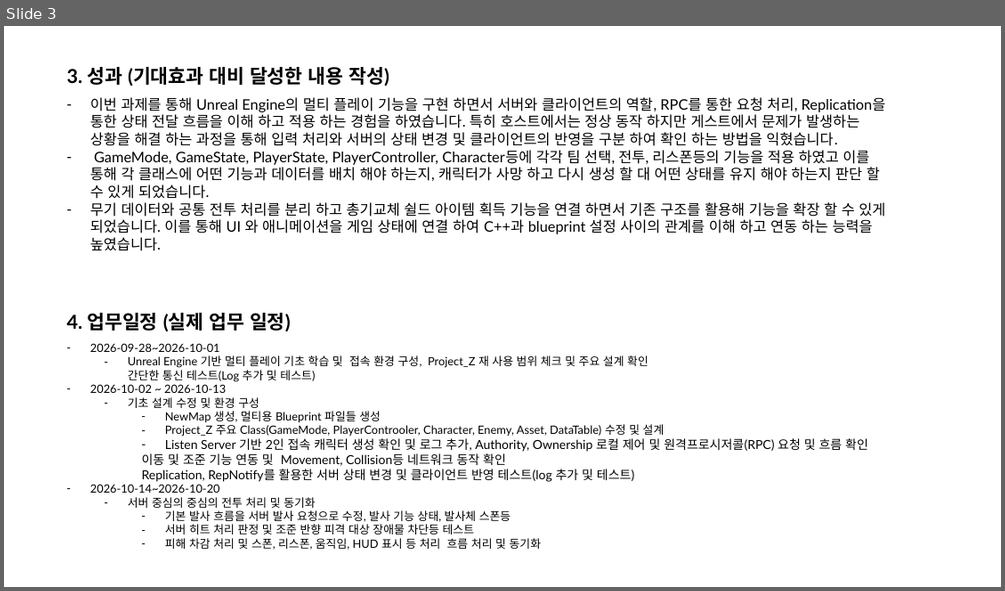
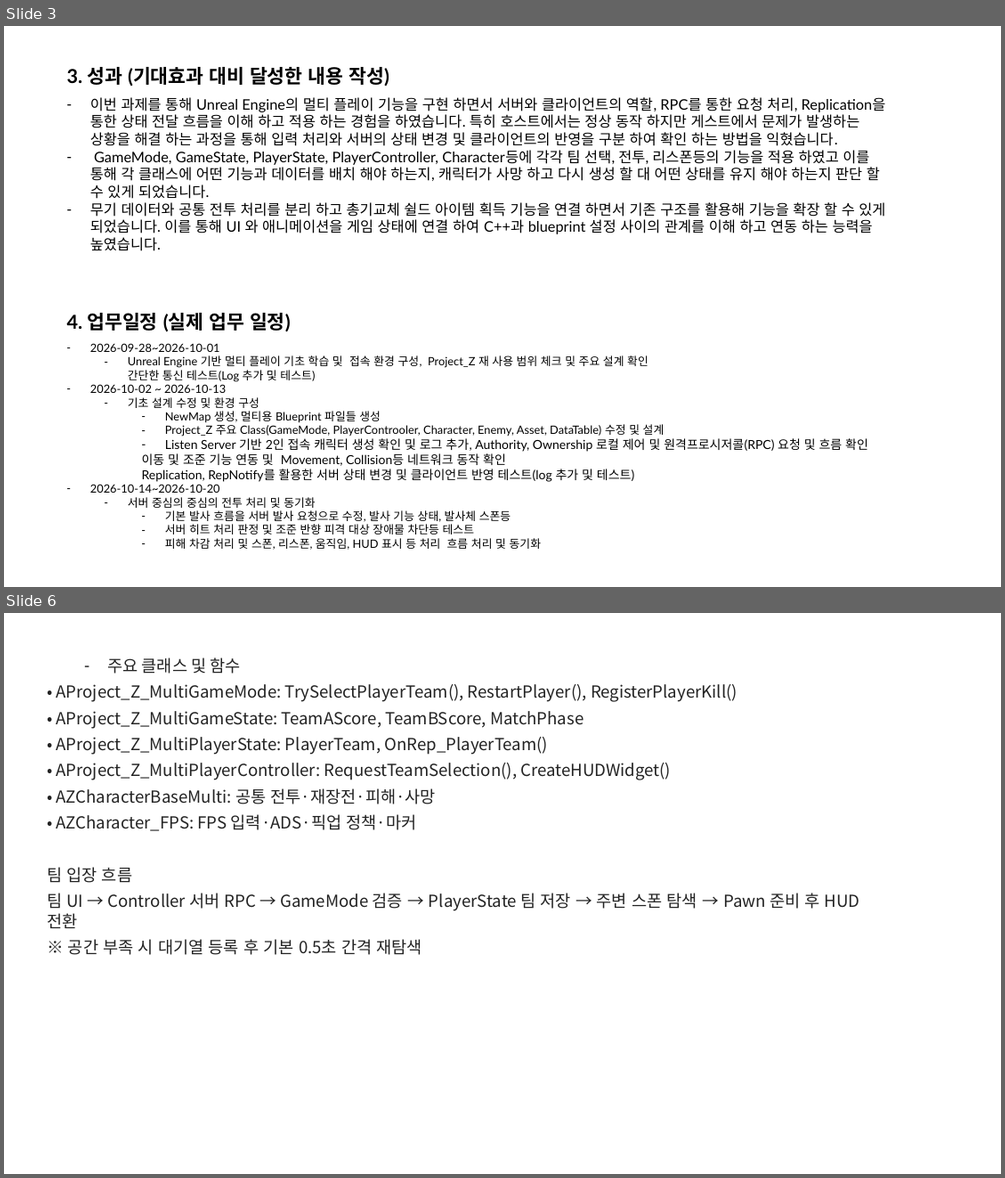
Before and after one commit to BenT8501/Auto_Stock_Trading, a slide deck: Project_Z/docs/박종호B_직무과제_완료보고서.pptx. Shown one above the other, each under a label of ours: slide 3 before the commit, slides 3 and 6 after it; the slides between them are not shown. The pictures are 1005x591 and 1005x1178 pixels, drawn with LibreOffice and Linux fonts; fonts in the diff are those of the drawing. Boxes give left, top, right and bottom in pixels: in the first picture for what was removed or moved away, otherwise in the second. Text is boxed around its words. In the diff, an @@ line names an element or a change of style, - is before the commit and + after.

```diff
--- a/Project_Z/docs/박종호B_직무과제_완료보고서.pptx
+++ b/Project_Z/docs/박종호B_직무과제_완료보고서.pptx
@@ slide 6 added at [4, 613, 1001, 1174], background #FFFFFF @@
@@ text added at [47, 657, 860, 955], 16 pt, text #232323 @@
+  – 주요 클래스 및 함수
+• AProject_Z_MultiGameMode: TrySelectPlayerTeam(), RestartPlayer(), RegisterPlayerKill()
+• AProject_Z_MultiGameState: TeamAScore, TeamBScore, MatchPhase
+• AProject_Z_MultiPlayerState: PlayerTeam, OnRep_PlayerTeam()
+• AProject_Z_MultiPlayerController: RequestTeamSelection(), CreateHUDWidget()
+• AZCharacterBaseMulti: 공통 전투·재장전·피해·사망
+• AZCharacter_FPS: FPS 입력·ADS·픽업 정책·마커
+팀 입장 흐름
+팀 UI → Controller 서버 RPC → GameMode 검증 → PlayerState 팀 저장 → 주변 스폰 탐색 → Pawn 준비 후 HUD 전환
+※ 공간 부족 시 대기열 등록 후 기본 0.5초 간격 재탐색
```
Also in this commit, not shown: 1 slide changed, 8 other slides added.
